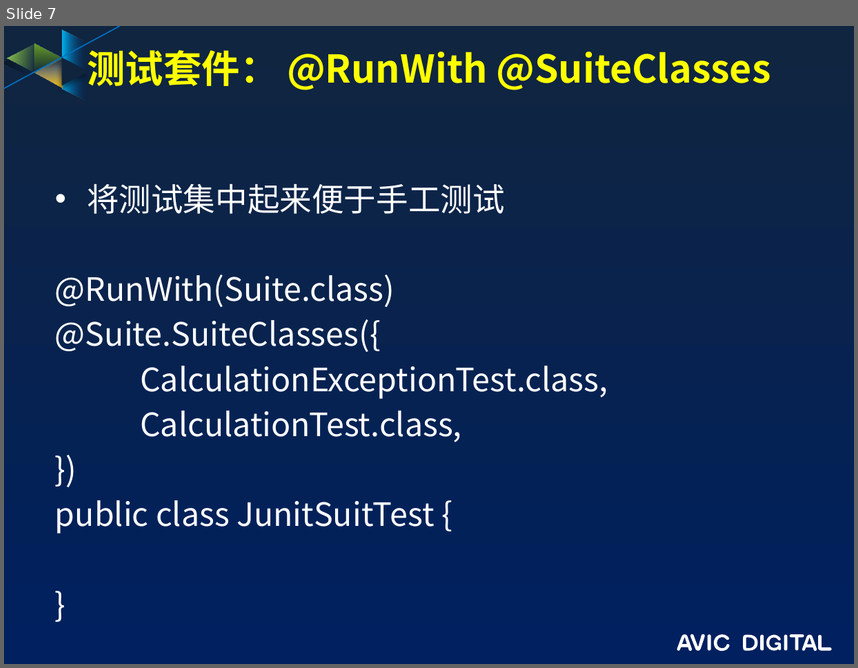
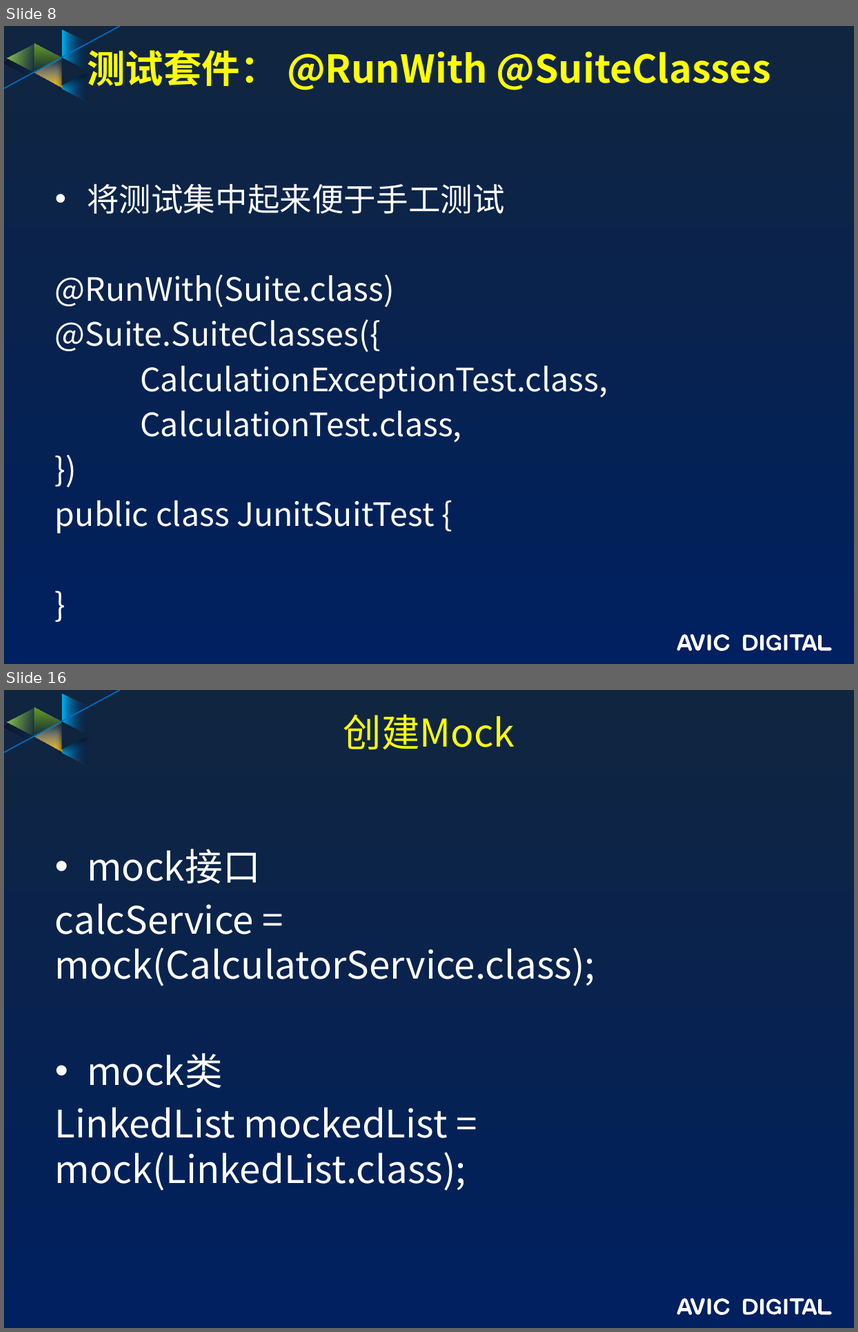
Before and after one commit to guofengzh/java-way, a slide deck: maven/docs/JUnit培训.pptx. Shown one above the other, each under a label of ours: slide 7 before the commit, slides 8 and 16 after it; the slides between them are not shown. The pictures are 858x668 and 858x1332 pixels, drawn with LibreOffice and Linux fonts; fonts in the diff are those of the drawing; background and template pictures are left out. Boxes give left, top, right and bottom in pixels: in the first picture for what was removed or moved away, otherwise in the second. Text is boxed around its words. In the diff, an @@ line names an element or a change of style, - is before the commit and + after.

```diff
--- a/maven/docs/JUnit培训.pptx
+++ b/maven/docs/JUnit培训.pptx
@@ slide 16 added at [4, 690, 854, 1328], background gradient #10253F to #002060; not listed: 17 template elements that a slide beside it also shows @@
@@ title added at [343, 714, 515, 750], 32.4 pt, text #FFFF00 @@
+创建Mock
@@ text added at [55, 849, 595, 1190], 32 pt, text #FFFFFF @@
+• mock接口
+calcService = mock(CalculatorService.class);
+• mock类
+LinkedList mockedList = mock(LinkedList.class);
@@ what was slide 7 is now slide 8 @@
```
Also in this commit, not shown: 3 slides changed, 9 other slides added, 8 other files.
